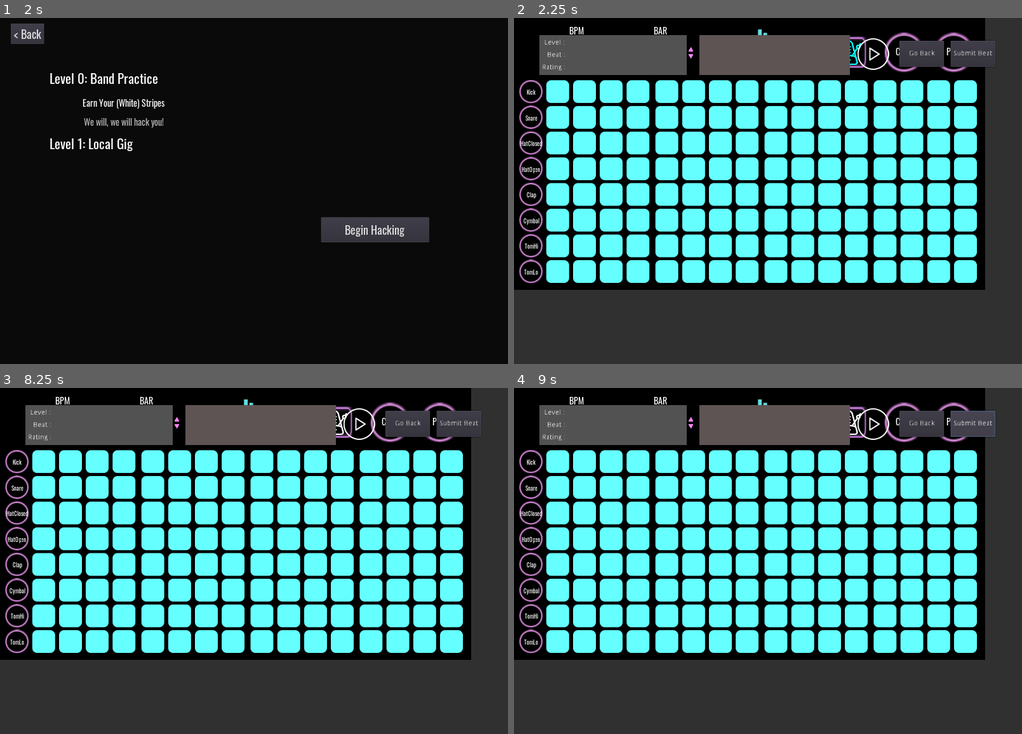
Above: before the commit, frames 1-4 (two rows, left to right).
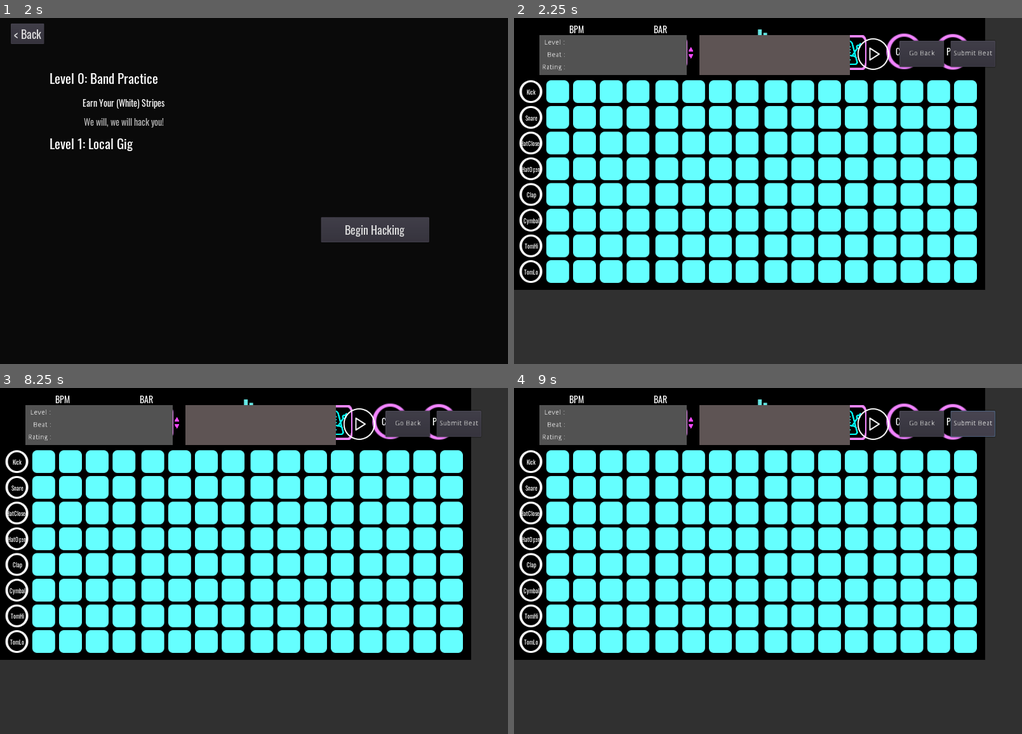
Above: after the commit, the same moments.

Repository: mdructor/beat_hacker
Game: Godot game, scene res://Assets/Scenes/MainMenu.tscn
Same seed, same stepped clock (60 frames per second), same inputs: the game is played once before the commit and once after it.
Inputs (mouse positions are in pixels of both pictures, inside the frame that each line leads up to; where the layout moved, square brackets give the same spot in the first picture):
- Up to frame 1 (2 s): click "Level Selector" at 0.5 s; click "Earn Your (White) Stripes" at 1.25 s
- Up to frame 2 (2.25 s): click "Begin Hacking" at 2 s
- Up to frame 3 (8.25 s): click (391, 422) at 2.75 s; click "We will, we will hack you!" at 3.5 s; click "Begin Hacking" at 4.25 s; click (116, 419) at 5 s; click (177, 419) at 5.75 s; click (116, 426) at 6.5 s; click (177, 426) at 7.25 s; click (335, 422) at 8 s
- Up to frame 4 (9 s): click (950, 422) [955, 422] at 8.75 s

Frame 1 is identical in both runs. In frame 2, 1.6% of the frame differs, in the area x 1-90%, y 2-77%; in frame 3, 1.7%; in frame 4, 1.7%.

Commit message:
More asset switchouts on Sequencer
Looking a lot cleaner overall. Still needs a lot of minor detailing
working.

Diff:
--- a/Assets/Scenes/SampleButton.tscn
+++ b/Assets/Scenes/SampleButton.tscn
@@ -1,6 +1,6 @@
 [gd_scene load_steps=5 format=2]
 
-[ext_resource path="res://Assets/Images/pink_circle.png" type="Texture" id=1]
+[ext_resource path="res://Assets/Images/circlebutton.png" type="Texture" id=1]
 [ext_resource path="res://Assets/Scripts/SampleButton.gd" type="Script" id=2]
 [ext_resource path="res://Assets/Fonts/Oswald-VariableFont_wght.ttf" type="DynamicFontData" id=3]
 
--- a/Assets/Scenes/Sequencer.tscn
+++ b/Assets/Scenes/Sequencer.tscn
@@ -1,20 +1,22 @@
-[gd_scene load_steps=20 format=2]
+[gd_scene load_steps=22 format=2]
 
 [ext_resource path="res://Assets/Scripts/Sequencer.gd" type="Script" id=1]
 [ext_resource path="res://Assets/Scenes/SampleStreamer.tscn" type="PackedScene" id=2]
-[ext_resource path="res://Assets/Images/pink_circle.png" type="Texture" id=3]
+[ext_resource path="res://Assets/Images/squarebutton.png" type="Texture" id=3]
 [ext_resource path="res://Assets/Fonts/oswald_top_ui.tres" type="DynamicFont" id=4]
-[ext_resource path="res://Assets/Images/pink_rectangle.png" type="Texture" id=5]
 [ext_resource path="res://Assets/Fonts/oswald_bpm.tres" type="DynamicFont" id=6]
 [ext_resource path="res://Assets/Images/uparrow.png" type="Texture" id=7]
 [ext_resource path="res://Assets/Images/downarrow.png" type="Texture" id=8]
 [ext_resource path="res://Assets/Images/soundwave.png" type="Texture" id=9]
 [ext_resource path="res://Assets/Images/rythm.png" type="Texture" id=10]
 [ext_resource path="res://Assets/Images/rythmw.png" type="Texture" id=11]
-
-[sub_resource type="StyleBoxEmpty" id=1]
-
-[sub_resource type="StyleBoxEmpty" id=2]
+[ext_resource path="res://Assets/Images/circlebutton.png" type="Texture" id=12]
+
+[sub_resource type="CanvasItemMaterial" id=1]
+blend_mode = 1
+
+[sub_resource type="CanvasItemMaterial" id=2]
+blend_mode = 1
 
 [sub_resource type="StyleBoxEmpty" id=3]
 
@@ -26,7 +28,11 @@
 
 [sub_resource type="StyleBoxEmpty" id=7]
 
-[sub_resource type="Theme" id=8]
+[sub_resource type="StyleBoxEmpty" id=8]
+
+[sub_resource type="StyleBoxEmpty" id=9]
+
+[sub_resource type="Theme" id=10]
 default_font = ExtResource( 6 )
 Button/colors/font_color = Color( 1, 1, 1, 1 )
 Button/colors/font_color_disabled = Color( 0, 0, 0, 1 )
@@ -459,22 +465,13 @@
 
 [node name="SampleStreamer" parent="." instance=ExtResource( 2 )]
 
-[node name="PlayButton" type="TextureButton" parent="."]
-margin_left = 846.0
-margin_top = 30.0
-margin_right = 926.0
-margin_bottom = 110.0
-texture_normal = ExtResource( 3 )
-expand = true
-__meta__ = {
-"_edit_use_anchors_": false
-}
-
-[node name="PlayLabel" type="Label" parent="PlayButton"]
-margin_left = 25.0
-margin_top = 24.0
-margin_right = 53.0
-margin_bottom = 52.0
+[node name="PlayLabel" type="Label" parent="."]
+modulate = Color( 1, 1.03, 1, 1 )
+material = SubResource( 1 )
+margin_left = 871.0
+margin_top = 54.0
+margin_right = 899.0
+margin_bottom = 82.0
 custom_fonts/font = ExtResource( 4 )
 text = "Play"
 align = 1
@@ -483,22 +480,25 @@
 "_edit_use_anchors_": false
 }
 
-[node name="ClearButton" type="TextureButton" parent="."]
-margin_left = 746.0
-margin_top = 30.0
-margin_right = 826.0
-margin_bottom = 110.0
-texture_normal = ExtResource( 3 )
+[node name="PlayButton" type="TextureButton" parent="."]
+modulate = Color( 0.96, 0.52, 1.02, 1 )
+material = SubResource( 2 )
+margin_left = 847.0
+margin_top = 31.0
+margin_right = 922.0
+margin_bottom = 106.0
+texture_normal = ExtResource( 12 )
 expand = true
 __meta__ = {
 "_edit_use_anchors_": false
 }
 
-[node name="ClearLabel" type="Label" parent="ClearButton"]
-margin_left = 23.0
-margin_top = 24.0
-margin_right = 58.0
-margin_bottom = 52.0
+[node name="ClearLabel" type="Label" parent="."]
+modulate = Color( 1, 1, 1.03, 1 )
+margin_left = 769.0
+margin_top = 54.0
+margin_right = 804.0
+margin_bottom = 82.0
 custom_fonts/font = ExtResource( 4 )
 text = "Clear"
 align = 1
@@ -507,11 +507,23 @@
 "_edit_use_anchors_": false
 }
 
+[node name="ClearButton" type="TextureButton" parent="."]
+modulate = Color( 0.96, 0.52, 1.03, 1 )
+margin_left = 749.0
+margin_top = 30.0
+margin_right = 824.0
+margin_bottom = 105.0
+texture_normal = ExtResource( 12 )
+expand = true
+__meta__ = {
+"_edit_use_anchors_": false
+}
+
 [node name="BpmLabel" type="Label" parent="."]
 margin_left = 111.0
-margin_top = 12.0
+margin_top = 9.0
 margin_right = 141.0
-margin_bottom = 40.0
+margin_bottom = 37.0
 custom_fonts/font = ExtResource( 4 )
 text = "BPM"
 align = 1
@@ -520,36 +532,37 @@
 "_edit_use_anchors_": false
 }
 
+[node name="BPMSpinner" type="SpinBox" parent="."]
+margin_left = 77.228
+margin_top = 42.5298
+margin_right = 194.228
+margin_bottom = 95.5298
+theme = SubResource( 10 )
+min_value = 60.0
+max_value = 200.0
+value = 120.0
+align = 1
+__meta__ = {
+"_edit_use_anchors_": false
+}
+
 [node name="BpmRect" type="TextureRect" parent="."]
+modulate = Color( 0.96, 0.54, 1.03, 1 )
 margin_left = 70.228
 margin_top = 36.0
 margin_right = 180.228
 margin_bottom = 106.0
-texture = ExtResource( 5 )
+texture = ExtResource( 3 )
 expand = true
-__meta__ = {
-"_edit_use_anchors_": false
-}
-
-[node name="BPMSpinner" type="SpinBox" parent="BpmRect"]
-margin_left = 7.0
-margin_top = 7.0
-margin_right = 124.0
-margin_bottom = 60.0
-theme = SubResource( 8 )
-min_value = 60.0
-max_value = 200.0
-value = 120.0
-align = 1
 __meta__ = {
 "_edit_use_anchors_": false
 }
 
 [node name="TimSigLabel" type="Label" parent="."]
 margin_left = 281.0
-margin_top = 12.0
+margin_top = 9.0
 margin_right = 308.0
-margin_bottom = 40.0
+margin_bottom = 37.0
 custom_fonts/font = ExtResource( 4 )
 text = "BAR"
 align = 1
@@ -558,26 +571,27 @@
 "_edit_use_anchors_": false
 }
 
+[node name="BarText" type="Label" parent="."]
+margin_left = 275.0
+margin_top = 46.7723
+margin_right = 313.0
+margin_bottom = 89.7723
+custom_fonts/font = ExtResource( 6 )
+text = "1/1"
+align = 1
+valign = 1
+__meta__ = {
+"_edit_use_anchors_": false
+}
+
 [node name="BarRect" type="TextureRect" parent="."]
+modulate = Color( 0.96, 0.54, 1.03, 1 )
 margin_left = 239.0
 margin_top = 34.7723
 margin_right = 349.0
 margin_bottom = 104.772
-texture = ExtResource( 5 )
+texture = ExtResource( 3 )
 expand = true
-__meta__ = {
-"_edit_use_anchors_": false
-}
-
-[node name="BarText" type="Label" parent="BarRect"]
-margin_left = 36.0
-margin_top = 12.0
-margin_right = 74.0
-margin_bottom = 55.0
-custom_fonts/font = ExtResource( 6 )
-text = "1/1"
-align = 1
-valign = 1
 __meta__ = {
 "_edit_use_anchors_": false
 }
@@ -615,6 +629,7 @@
 icon = ExtResource( 8 )
 
 [node name="TextureRect2" type="TextureRect" parent="."]
+modulate = Color( 1.02, 1.05, 1.02, 1 )
 margin_left = 437.046
 margin_top = 0.35011
 margin_right = 565.046
@@ -624,29 +639,36 @@
 "_edit_use_anchors_": false
 }
 
-[node name="TextureRect" type="TextureRect" parent="."]
-margin_left = 640.526
-margin_top = 34.6842
-margin_right = 710.526
-margin_bottom = 104.684
-texture = ExtResource( 5 )
-expand = true
-
-[node name="MetronomeToggle" type="TextureButton" parent="TextureRect"]
-margin_left = 10.1053
-margin_top = 10.1053
-margin_right = 63.1053
-margin_bottom = 60.1053
+[node name="MetronomeToggle" type="TextureButton" parent="."]
+margin_left = 650.631
+margin_top = 44.7895
+margin_right = 703.631
+margin_bottom = 94.7895
 hint_tooltip = "Metronome On/Off"
 toggle_mode = true
 texture_normal = ExtResource( 10 )
 texture_pressed = ExtResource( 11 )
 expand = true
+__meta__ = {
+"_edit_use_anchors_": false
+}
+
+[node name="TextureRect" type="TextureRect" parent="."]
+modulate = Color( 0.96, 0.54, 1.03, 1 )
+margin_left = 640.526
+margin_top = 34.6842
+margin_right = 710.526
+margin_bottom = 104.684
+texture = ExtResource( 3 )
+expand = true
+__meta__ = {
+"_edit_use_anchors_": false
+}
 [connection signal="pressed" from="PlayButton" to="." method="_on_PlayButton_pressed"]
 [connection signal="pressed" from="ClearButton" to="." method="_on_ClearButton_pressed"]
-[connection signal="value_changed" from="BpmRect/BPMSpinner" to="." method="_on_BPMSpinner_value_changed"]
+[connection signal="value_changed" from="BPMSpinner" to="." method="_on_BPMSpinner_value_changed"]
 [connection signal="pressed" from="BarRect/CurBarUp" to="." method="_on_CurBarUp_pressed"]
 [connection signal="pressed" from="BarRect/TotBarUp" to="." method="_on_TotBarUp_pressed"]
 [connection signal="pressed" from="BarRect/CurBarDwn" to="." method="_on_CurBarDwn_pressed"]
 [connection signal="pressed" from="BarRect/TotBarDwn" to="." method="_on_TotBarDwn_pressed"]
-[connection signal="toggled" from="TextureRect/MetronomeToggle" to="." method="_on_MetronomeToggle_toggled"]
+[connection signal="toggled" from="MetronomeToggle" to="." method="_on_MetronomeToggle_toggled"]
--- a/Assets/Scripts/Sequencer.gd
+++ b/Assets/Scripts/Sequencer.gd
@@ -74,7 +74,7 @@
 	if (_isPlaying):
 		_timer.stop()
 		remove_child(_timer)
-		find_node("PlayButton").find_node("PlayLabel").set_text("Play")
+		find_node("PlayLabel").set_text("Play")
 
 		for i in range(8):
 			for j in range(16):
@@ -89,7 +89,7 @@
 		_timer.set_one_shot(false)
 		add_child(_timer)
 		_timer.start(tick_rate)
-		find_node("PlayButton").find_node("PlayLabel").set_text("Stop")
+		find_node("PlayLabel").set_text("Stop")
 	_isPlaying = !_isPlaying
 
 func _on_play_tick():
@@ -190,7 +190,7 @@
 	_metronomeOn = button_pressed
 
 func updateBarText():
-	get_node("BarRect/BarText").text = str(_currentBar) + "/" + str(_totalBars)
+	get_node("BarText").text = str(_currentBar) + "/" + str(_totalBars)
 
 func updateSequencerButtons(): # NOPE NOPE NOPE TODO
 	pass
Binary file added: Assets/Images/circlebutton.png
Not shown, added: Assets/Images/circlebutton.png.import
Binary file added: Assets/Images/squarebutton.png
Not shown, added: Assets/Images/squarebutton.png.import
Not shown: 4 places in Assets/Scenes/Sequencer.tscn that only renumber resources
